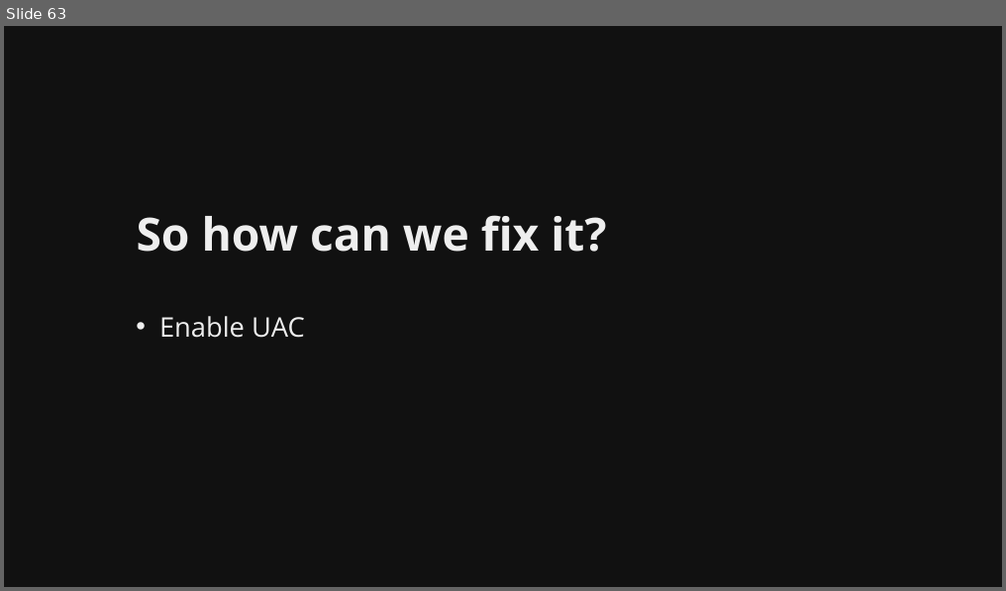
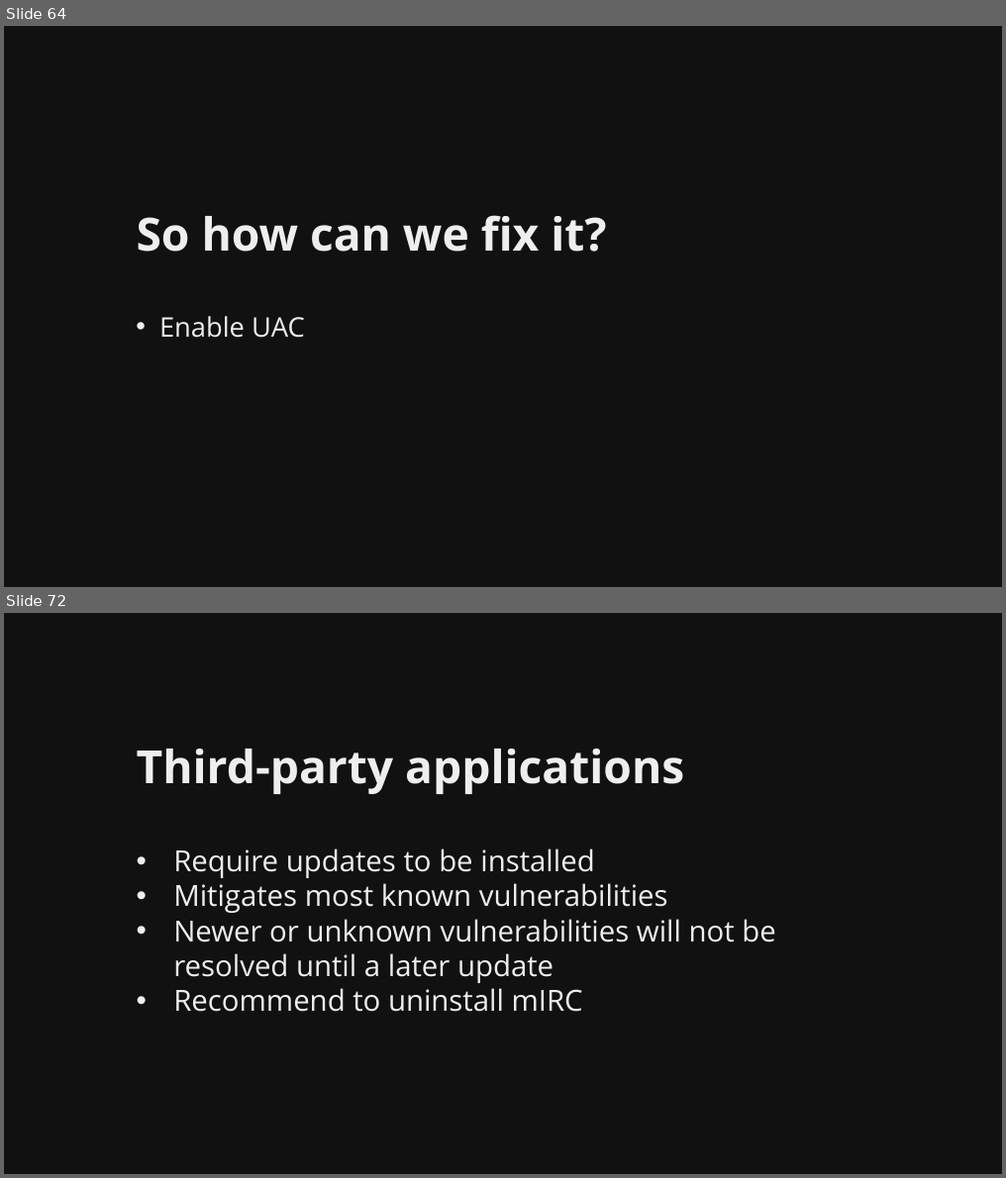
Before and after one commit to martymcflywa/ecu, a slide deck: year_1/sem_2/CSI1101_computer_security/0b_assignment_2_[22MAY15_0900]/dev/CSI1101_PONCE_A2_v01.pptx. Shown one above the other, each under a label of ours: slide 63 before the commit, slides 64 and 72 after it; the slides between them are not shown. The pictures are 1006x591 and 1006x1178 pixels, drawn with LibreOffice and Linux fonts; fonts in the diff are those of the drawing. Boxes give left, top, right and bottom in pixels: in the first picture for what was removed or moved away, otherwise in the second. Text is boxed around its words. In the diff, an @@ line names an element or a change of style, - is before the commit and + after.

```diff
--- a/year_1/sem_2/CSI1101_computer_security/0b_assignment_2_[22MAY15_0900]/dev/CSI1101_PONCE_A2_v01.pptx
+++ b/year_1/sem_2/CSI1101_computer_security/0b_assignment_2_[22MAY15_0900]/dev/CSI1101_PONCE_A2_v01.pptx
@@ slide 72 added at <box>4,613,1002,1174</box>, background #111111 @@
@@ title added at <box>137,749,684,794</box>, 44 pt, text #EEEEEE, bold @@
+Third-party applications
@@ text added at <box>173,849,775,1012</box>, 28 pt, text #EEEEEE @@
+• Require updates to be installed
+• Mitigates most known vulnerabilities
+• Newer or unknown vulnerabilities will not be resolved until a later update
+• Recommend to uninstall mIRC
@@ what was slide 63 is now slide 64 @@
```
Also in this commit, not shown: 9 slides changed, 9 other slides added, 5 other files.
